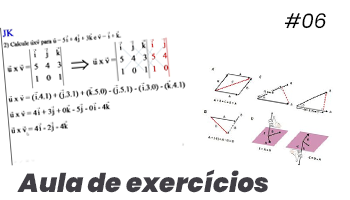
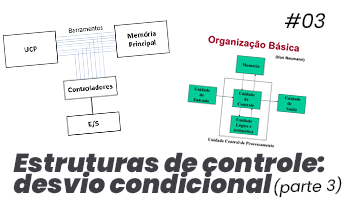
Comparing the layer stacks of the two 350 x 200 images. Changes:
renamed "Aula de exercícios" to "Estruturas de controle: desvio condicional", painted on it over bbox(13, 152, 325, 194)
added layer "(parte 3)" above "Camada 7" over bbox(274, 176, 342, 198)
renamed "Camada 4" to "Camada 7", painted on it over bbox(174, 23, 333, 173)
renamed "Camada 3" to "Camada 5", painted on it over bbox(0, 20, 195, 166)
renamed "#06" to "#03", painted on it over bbox(314, 13, 326, 29)
